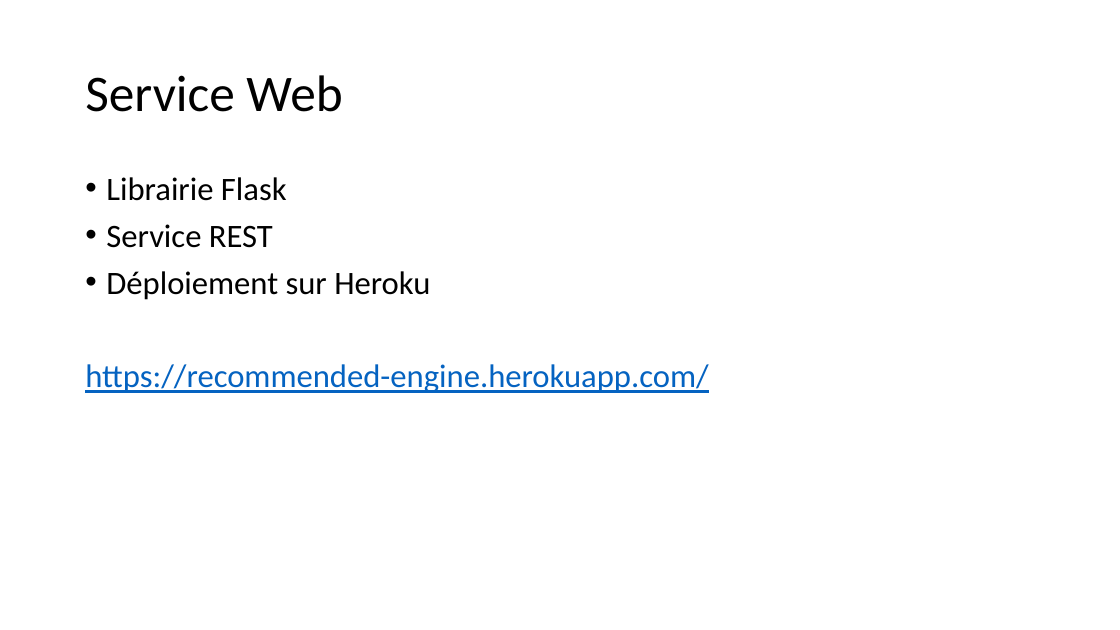
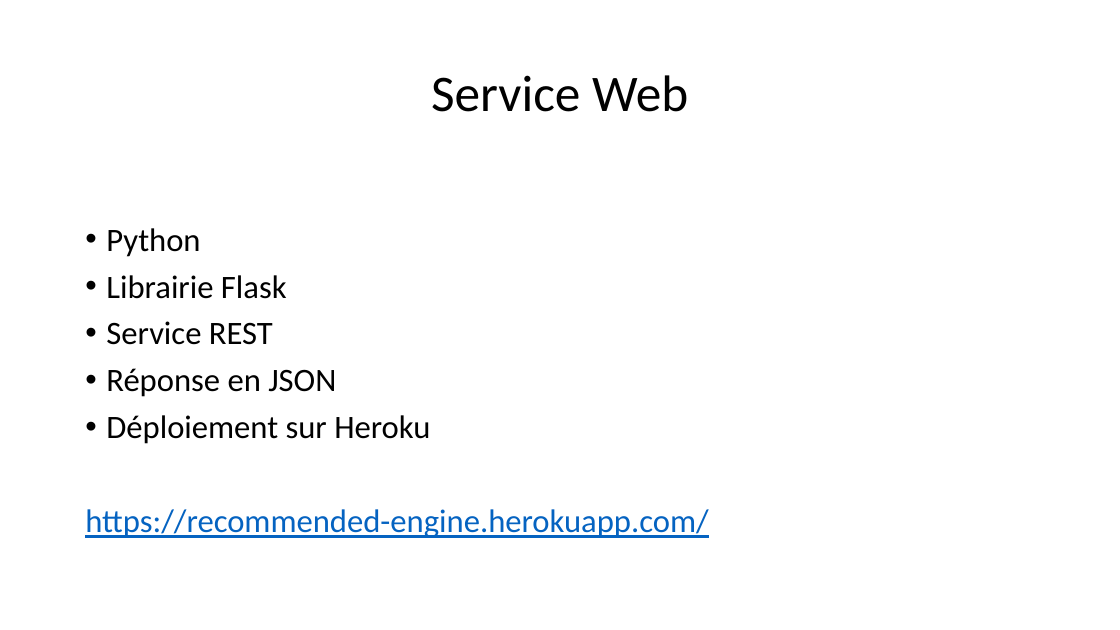
Before and after one commit to morganscao/Projet3, a slide deck: slide 34 of Rapport/Moteur de recommandations de films.pptx. Drawn at 1120x630 pixels with LibreOffice and Linux fonts; fonts in the diff are those of the drawing. Boxes give left, top, right and bottom in pixels: in the first picture for what was removed or moved away, otherwise in the second. Text is boxed around its words. In the diff, an @@ line names an element or a change of style, - is before the commit and + after.

```diff
--- a/Rapport/Moteur de recommandations de films.pptx
+++ b/Rapport/Moteur de recommandations de films.pptx
@@ title "Service Web" at (431, 75, 688, 112): alignment left to centre @@
@@ text at (106, 228, 200, 257): paragraph added @@
+• Python
@@ text at (106, 368, 336, 397): paragraph added @@
+• Réponse en JSON
```
Also in this commit, not shown: 21 other slides changed, 2 slides added, 2 slides removed, 2 other files.
